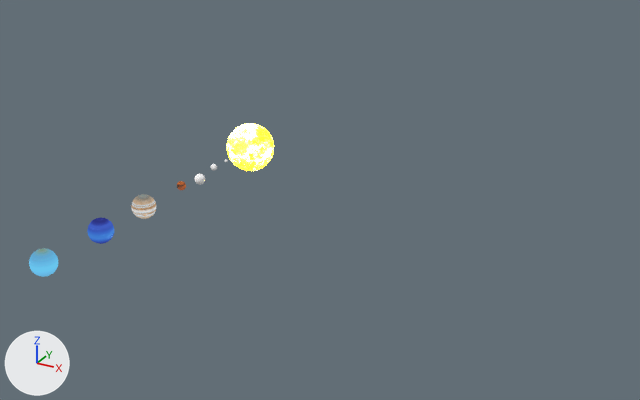
The Blender file untitled.blend as it was, and as the next commit left it.
Before and after are seen from a 50 mm lens placed at (44.1, -66.5, 29.3), pointed at (14.4, -12.4, 2.3). Arrows for +X, +Y and +Z are at lower left; the lights stay in place.

Before the edit, the objects in view are built like this:
```python
ob_earth = bpy.data.objects.new('earth', me_sphere_001)
ob_earth.location = (0.01, -8.2, -0.33)
ob_earth.scale = (0.485, 0.485, 0.485)
ob_jupiter = bpy.data.objects.new('Jupiter', me_sphere_003)
ob_jupiter.location = (0.0, -15.82, 0.0)
ob_mars = bpy.data.objects.new('mars', me_sphere_002)
ob_mars.location = (0.0, -10.84, 0.0)
ob_mars.rotation_euler = (0.0, 0.0, 3.142)  # degrees (0, 0, 180)
ob_mars.scale = (-0.399, -0.399, -0.399)
ob_neptune = bpy.data.objects.new('Neptune', me_sphere_004)
ob_neptune.location = (0.0, -20.93, 0.0)
ob_sun = bpy.data.objects.new('Sun', me_sphere)
ob_sun.location = (0.0, 0.0, 0.0)
ob_sun.scale = (2.26, 2.26, 2.26)
ob_uranus = bpy.data.objects.new('Uranus', me_sphere_007)
ob_uranus.location = (0.0, -26.9, 0.0)
ob_venus = bpy.data.objects.new('venus', me_sphere_005)
ob_venus.location = (0.0, -6.02, 0.0)
ob_venus.scale = (0.292, 0.292, 0.292)
```
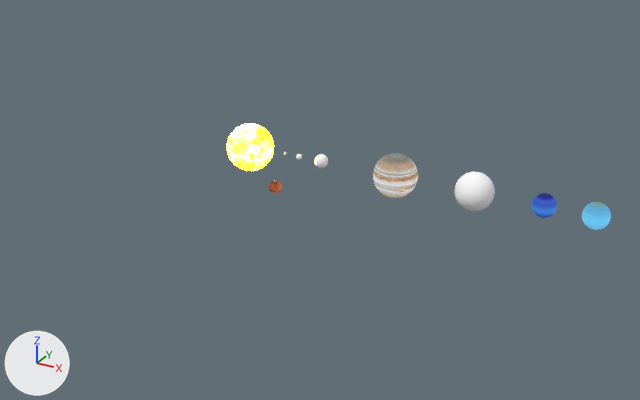
The change, as a list of edits to the scene's bpy script:
```text
Add mat_material_008:
    mat_material_008 = diffuse_material('Material.008')
    mat_material_008.base_color = (1.0, 1.0, 1.0)  # white #ffffff
Add me_sphere_008:
    me_sphere_008.from_pydata(...)  # a UV sphere (32 segments, 16 rings, poles along z) spanning x -1.0..1.0, y -1.0..1.0, z -1.0..1.0
    me_sphere_008.materials.append(mat_material_008)  # its picture is missing
Change ob_venus:
    ob_venus.location: (0.0, -6.02, 0.0) -> (5.33, 0.0, 0.0)
Change ob_uranus:
    ob_uranus.location: (0.0, -26.9, 0.0) -> (32.48, 0.02, 0.0)
    ob_uranus.scale: (1.0, 1.0, 1.0) -> (1.1, 1.1, 1.1)
Change ob_earth:
    ob_earth.location: (0.01, -8.2, -0.33) -> (7.68, 0.0, 0.0)
    ob_earth.scale: (0.485, 0.485, 0.485) -> (0.654, 0.654, 0.654)
Change ob_mars:
    ob_mars.location: (0.0, -10.84, 0.0) -> (7.15, -7.2, 0.0)
    ob_mars.scale: (-0.399, -0.399, -0.399) -> (0.55, 0.55, 0.55)
Change ob_jupiter:
    ob_jupiter.location: (0.0, -15.82, 0.0) -> (15.07, 0.08, 0.0)
    ob_jupiter.scale: (1.0, 1.0, 1.0) -> (1.98, 1.98, 1.98)
Change ob_neptune:
    ob_neptune.location: (0.0, -20.93, 0.0) -> (28.31, 0.0, 0.0)
Add ob_saturn:
    ob_saturn = bpy.data.objects.new('Saturn', me_sphere_008)
    ob_saturn.parent = ob_empty_005
    ob_saturn.matrix_parent_inverse = Matrix(((1.0, 0.0, 0.0, 0.0649), (0.0, 1.0, 0.0, 0.129), (0.0, 0.0, 1.0, -12.21), (0.0, 0.0, 0.0, 1.0)))
    ob_saturn.location = (22.36, 0.0, 0.0)
    ob_saturn.scale = (1.67, 1.67, 1.67)
Add ob_empty_005:
    ob_empty_005 = bpy.data.objects.new('Empty.005', None)
    ob_empty_005.location = (-0.0649, -0.129, 12.21)
    ob_empty_005.rotation_euler = (0.0, 0.0, 0.00214)  # degrees (0, 0, 0.1)
```

Changed parts and their boxes [x1, y1, x2, y2] in the pictures (640 x 400 px):
'Jupiter', moved, rescaled (77% wider, 77% taller)
    before: [131, 194, 156, 219]
    after: [373, 153, 418, 198]
'Uranus', moved, rescaled
    before: [29, 248, 58, 277]
    after: [582, 202, 611, 230]
'Saturn', added
    after: [454, 172, 495, 211]
'Neptune', moved
    before: [87, 217, 114, 244]
    after: [532, 193, 557, 218]
'earth', moved, rescaled (25% wider, 25% taller)
    before: [194, 174, 205, 185]
    after: [314, 154, 328, 168]
'mars', moved, rescaled (40% wider, 40% taller)
    before: [177, 181, 186, 190]
    after: [269, 180, 282, 193]
'venus', moved
    before: [211, 164, 217, 171]
    after: [296, 154, 302, 160]
